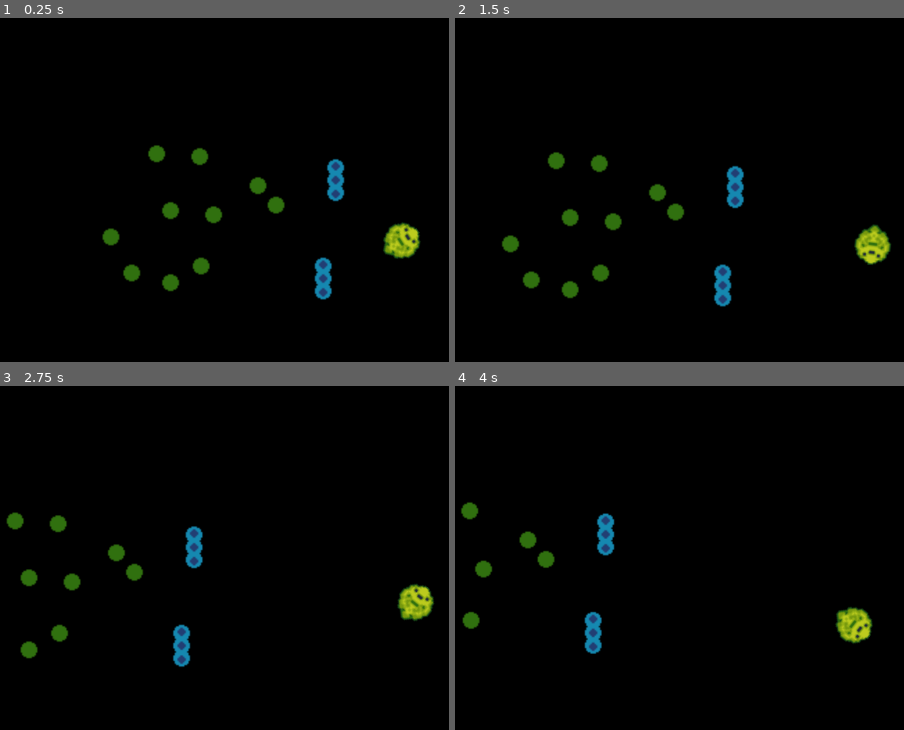
Above: before the commit, frames 1-4 (two rows, left to right).
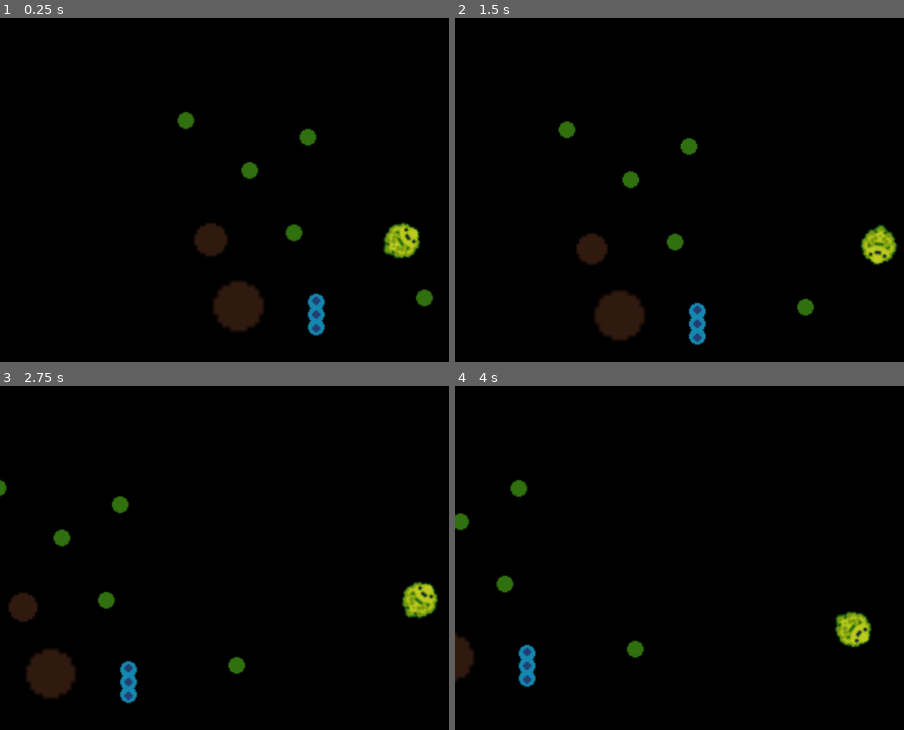
Above: after the commit, the same moments.

Repository: sjhope/CozySpringJam2025
Game: Godot game, scene res://Gameplay/World/main.tscn
Same seed, same stepped clock (60 frames per second), same inputs: the game is played once before the commit and once after it.
Inputs (mouse positions are in pixels of both pictures, inside the frame that each line leads up to):
- Up to frame 1 (0.25 s): no input
- Up to frame 2 (1.5 s): move the mouse to (outside the picture) at 0.52 s; click (outside the picture) at 0.67 s; drag from (692, 265) to (outside the picture) at 1.27 s
- Up to frame 3 (2.75 s): move the mouse to (outside the picture) at 2.02 s; click (outside the picture) at 2.17 s
- Up to frame 4 (4 s): drag from (814, 699) to (571, 554) at 2.77 s; move the mouse to (outside the picture) at 3.52 s; click (outside the picture) at 3.67 s

The runs differ from the first frame. In frame 1, 5.3% of the frame differs, in the area x 22-97%, y 27-93%; in frame 2, 5.9%, in the area x 10-99%, y 29-96%; in frame 3, 5.4%; in frame 4, 3.6%.

Commit message:
Added: Producer and Consumer Updated: Particles have offset value

Diff:
--- a/Godot/Gameplay/Autoloads/fluid_manager.gd
+++ b/Godot/Gameplay/Autoloads/fluid_manager.gd
@@ -2,3 +2,4 @@
 
 const VISCOSITY: float = 0.35    # 0 = water, 1 = sludge
 const DRAG_COEFF: float = 5.0
+const EPSILON : float = 1e-5
--- a/Godot/Gameplay/Autoloads/particle_manager.gd
+++ b/Godot/Gameplay/Autoloads/particle_manager.gd
@@ -1,10 +1,11 @@
 extends Node
 
-const LINK_RADIUS : float = 20
-const BREAK_DIST  : float = LINK_RADIUS * 1.5
+const LINK_RADIUS : float = 10
+const BREAK_DIST  : float = LINK_RADIUS * 5.0
 const SOFTNESS    : float = 2.0
 
 var particles : Array[ParticleBasic] = []
+var _rng = RandomNumberGenerator.new()
 
 func _physics_process(delta: float) -> void:
 	var n := particles.size()
@@ -14,7 +15,8 @@
 		var a := particles[i]
 		for j in range(i + 1, n):
 			var b := particles[j]
-			if a.global_position.distance_to(b.global_position) > LINK_RADIUS: continue
+
+			if a.global_position.distance_to(b.global_position) > LINK_RADIUS * a.cur_scale.length() : continue
 			if _pair_has_joint(a, b): continue
 			_make_pin(a, b)
 
@@ -55,8 +57,12 @@
 
 func register_particle(particle: ParticleBasic) -> void:
 	particles.append(particle)
+	particle.offset = _get_offset()
 
 func unregister_particle(particle: ParticleBasic) -> void:
 	for joint in particle.spring_joints:
 		if is_instance_valid(joint): joint.queue_free()
 	particles.erase(particle)
+
+func _get_offset() -> float:
+	return _rng.randf_range(0.0, 1.0)
--- /dev/null
+++ b/Godot/Gameplay/Particles/particle_consumer.tscn
@@ -0,0 +1,29 @@
+[gd_scene load_steps=4 format=3 uid="uid://dnb5m24c3tset"]
+
+[ext_resource type="Script" uid="uid://icr6vl86xfn0" path="res://Gameplay/Particles/scripts/particle_consumer.gd" id="1_dqcxf"]
+[ext_resource type="Texture2D" uid="uid://codvwwll6ogvs" path="res://Graphics/Particles/test_particle.png" id="2_cev4p"]
+
+[sub_resource type="CircleShape2D" id="CircleShape2D_mnrq8"]
+radius = 6.0
+
+[node name="Particle Consumer" type="RigidBody2D"]
+collision_layer = 2
+collision_mask = 2
+gravity_scale = 0.0
+linear_damp = 0.5
+angular_damp = 0.5
+script = ExtResource("1_dqcxf")
+
+[node name="Sprite2D" type="Sprite2D" parent="."]
+self_modulate = Color(1, 0.235294, 1, 1)
+texture = ExtResource("2_cev4p")
+metadata/_edit_lock_ = true
+
+[node name="Area2D" type="Area2D" parent="."]
+collision_layer = 2
+collision_mask = 0
+
+[node name="CollisionShape2D" type="CollisionShape2D" parent="Area2D"]
+shape = SubResource("CircleShape2D_mnrq8")
+debug_color = Color(0.935097, 1.9156e-05, 0.637821, 0.42)
+metadata/_edit_lock_ = true
--- a/Godot/Gameplay/Particles/particle_2.tscn
+++ b/Godot/Gameplay/Particles/particle_long.tscn
@@ -1,12 +1,12 @@
 [gd_scene load_steps=4 format=3 uid="uid://qagm3vaopivx"]
 
-[ext_resource type="Script" uid="uid://bj8ypk8tdqu5d" path="res://Gameplay/Particles/particle_basic.gd" id="1_vyf0e"]
+[ext_resource type="Script" uid="uid://bj8ypk8tdqu5d" path="res://Gameplay/Particles/scripts/particle_basic.gd" id="1_vyf0e"]
 [ext_resource type="Texture2D" uid="uid://c6h1kx3h23svd" path="res://Graphics/Particles/test_particle_2.png" id="2_vyf0e"]
 
 [sub_resource type="CapsuleShape2D" id="CapsuleShape2D_vyf0e"]
 radius = 7.0
 
-[node name="Particle" type="RigidBody2D"]
+[node name="Particle Long" type="RigidBody2D"]
 collision_layer = 2
 collision_mask = 2
 mass = 4.0
--- /dev/null
+++ b/Godot/Gameplay/Particles/particle_producer.tscn
@@ -0,0 +1,28 @@
+[gd_scene load_steps=4 format=3 uid="uid://ckpkaskr2aqer"]
+
+[ext_resource type="Script" uid="uid://cbqtuj5ygjhc2" path="res://Gameplay/Particles/scripts/particle_producer.gd" id="1_eleha"]
+[ext_resource type="Texture2D" uid="uid://codvwwll6ogvs" path="res://Graphics/Particles/test_particle.png" id="2_kx377"]
+
+[sub_resource type="CircleShape2D" id="CircleShape2D_mnrq8"]
+radius = 6.0
+
+[node name="Particle Producer" type="RigidBody2D"]
+collision_layer = 2
+collision_mask = 2
+gravity_scale = 0.0
+linear_damp = 0.5
+angular_damp = 0.5
+script = ExtResource("1_eleha")
+
+[node name="Sprite2D" type="Sprite2D" parent="."]
+texture = ExtResource("2_kx377")
+metadata/_edit_lock_ = true
+
+[node name="Area2D" type="Area2D" parent="."]
+collision_layer = 2
+collision_mask = 0
+
+[node name="CollisionShape2D" type="CollisionShape2D" parent="Area2D"]
+shape = SubResource("CircleShape2D_mnrq8")
+debug_color = Color(0.65427, 0.517664, 3.85046e-07, 0.42)
+metadata/_edit_lock_ = true
--- a/Godot/Gameplay/Particles/particle.tscn
+++ b/Godot/Gameplay/Particles/particle_simple.tscn
@@ -1,20 +1,18 @@
 [gd_scene load_steps=4 format=3 uid="uid://t4rji6isqv5y"]
 
-[ext_resource type="Script" uid="uid://bj8ypk8tdqu5d" path="res://Gameplay/Particles/particle_basic.gd" id="1_h1s8d"]
+[ext_resource type="Script" uid="uid://bj8ypk8tdqu5d" path="res://Gameplay/Particles/scripts/particle_basic.gd" id="1_h1s8d"]
 [ext_resource type="Texture2D" uid="uid://codvwwll6ogvs" path="res://Graphics/Particles/test_particle.png" id="2_8bo20"]
 
 [sub_resource type="CircleShape2D" id="CircleShape2D_mnrq8"]
 radius = 6.0
 
-[node name="Particle" type="RigidBody2D"]
+[node name="Particle Simple" type="RigidBody2D"]
 collision_layer = 2
 collision_mask = 2
 gravity_scale = 0.0
 linear_damp = 0.5
 angular_damp = 0.5
 script = ExtResource("1_h1s8d")
-radius = 6.0
-half_length = 12.0
 
 [node name="Sprite2D" type="Sprite2D" parent="."]
 texture = ExtResource("2_8bo20")
--- a/Godot/Gameplay/Particles/particle_basic.gd
+++ b/Godot/Gameplay/Particles/scripts/particle_basic.gd
@@ -6,8 +6,16 @@
 @export var _shape_type : ShapeType = ShapeType.CIRCLE
 @export var _radius : float = 8.0
 @export var _half_length : float = 16.0
+@export var _min_size : Vector2 = Vector2(0.6, 0.6)
+@export var _max_size : Vector2 = Vector2(2.0, 2.0)
 
 var spring_joints : Array[PinJoint2D] = []
+var offset : float = 0.0
+var _col : CollisionShape2D = null
+var cur_scale : Vector2 = Vector2.ONE
+
+@onready var _grab_col : Area2D = $Area2D
+@onready var _sprite : Sprite2D = $Sprite2D
 
 func _ready() -> void:
 	setup_collider()
@@ -17,6 +25,9 @@
 func _exit_tree() -> void:
 	ParticleManager.unregister_particle(self)
 
+func pop() -> void:
+	queue_free()
+
 func hold() -> void:
 	freeze = true
 
@@ -25,21 +36,21 @@
 	linear_velocity = vel
 
 func setup_collider() -> void:
-	var col := get_node_or_null("CollisionShape2D")
+	_col = get_node_or_null("CollisionShape2D")
 
-	if col == null:
-		col = CollisionShape2D.new()
-		col.name = "CollisionShape2D"
-		add_child(col)
+	if _col == null:
+		_col = CollisionShape2D.new()
+		_col.name = "CollisionShape2D"
+		add_child(_col)
 
 		match _shape_type:
 			ShapeType.CIRCLE:
 				var shape := CircleShape2D.new()
 				shape.radius = max(_radius, 1.0)
-				col.shape = shape
+				_col.shape = shape
 
 			ShapeType.CAPSULE:
 				var shape := CapsuleShape2D.new()
 				shape.radius = max(_radius, 1.0)
 				shape.height = max(_half_length, 0.0) * 2.0
-				col.shape = shape
+				_col.shape = shape
--- /dev/null
+++ b/Godot/Gameplay/Particles/scripts/particle_consumer.gd
@@ -0,0 +1,22 @@
+extends ParticleBasic
+class_name ParticleConsumer
+
+@export var _energy_factor : float = 0.07
+
+var _energy : float = 1.0 # range 0.0 -> 1
+
+func _process(delta: float) -> void:
+	_energy -= clamp(_energy_factor * delta, 0.0, 1.0)
+	_scale(lerp(_min_size, _max_size, _energy))
+	if _energy < FluidManager.EPSILON:
+		super.pop()
+
+func add_energy(energy: float) -> void:
+	_energy += energy
+	_energy = clamp(_energy, 0.0, 1.0)
+
+func _scale(new_scale: Vector2) -> void:
+	cur_scale = new_scale
+	_grab_col.scale = new_scale
+	_sprite.scale = new_scale
+	_col.scale = new_scale
--- /dev/null
+++ b/Godot/Gameplay/Particles/scripts/particle_producer.gd
@@ -0,0 +1,25 @@
+extends ParticleBasic
+class_name ParticleProducer
+
+@export var _energy_rate : float = 1.0
+@export var _energy_value : float = 0.2
+@onready var _timer : Timer = Timer.new()
+
+func _ready() -> void:
+	super._ready()
+	add_child(_timer)
+	_energy_rate = clampf(_energy_rate, 0.0, 1.0)
+	_energy_value = clampf(_energy_value, 0.0, 1.0)
+	_timer.start(_energy_rate)
+
+func _process(delta: float) -> void:
+	if _timer.is_stopped(): _timer.start(_energy_rate)
+
+	for joint in spring_joints:
+		var a = get_node(joint.node_a)
+		var b = get_node(joint.node_b)
+
+		if a != self and a is ParticleConsumer:
+			a.add_energy(_energy_value)
+		elif b != self and b is ParticleConsumer:
+			b.add_energy(_energy_value)
--- a/Godot/Gameplay/Player/player.gd
+++ b/Godot/Gameplay/Player/player.gd
@@ -1,7 +1,6 @@
 extends CharacterBody2D
 class_name Player
 
-const EPSILON : float = 1e-5
 const STOP_DISTANCE : float = 40.0
 const ROT_EASE : float = 6.0
 
@@ -25,7 +24,7 @@
 
 	# apply drag
 	velocity -= velocity * FluidManager.VISCOSITY * FluidManager.DRAG_COEFF * delta
-	if velocity.length_squared() < EPSILON:
+	if velocity.length_squared() < FluidManager.EPSILON:
 		velocity = Vector2.ZERO
 
 	_update_grabber()
--- a/Godot/Gameplay/World/main.tscn
+++ b/Godot/Gameplay/World/main.tscn
@@ -1,46 +1,41 @@
-[gd_scene load_steps=4 format=3 uid="uid://brrm44dymh5lg"]
+[gd_scene load_steps=6 format=3 uid="uid://brrm44dymh5lg"]
 
 [ext_resource type="PackedScene" uid="uid://btw2crosmbyhc" path="res://Gameplay/Player/player.tscn" id="1_mnrq8"]
-[ext_resource type="PackedScene" uid="uid://t4rji6isqv5y" path="res://Gameplay/Particles/particle.tscn" id="2_qepn6"]
-[ext_resource type="PackedScene" uid="uid://qagm3vaopivx" path="res://Gameplay/Particles/particle_2.tscn" id="3_mnrq8"]
+[ext_resource type="PackedScene" uid="uid://t4rji6isqv5y" path="res://Gameplay/Particles/particle_simple.tscn" id="2_qepn6"]
+[ext_resource type="PackedScene" uid="uid://qagm3vaopivx" path="res://Gameplay/Particles/particle_long.tscn" id="3_mnrq8"]
+[ext_resource type="PackedScene" uid="uid://dnb5m24c3tset" path="res://Gameplay/Particles/particle_consumer.tscn" id="4_gap3c"]
+[ext_resource type="PackedScene" uid="uid://ckpkaskr2aqer" path="res://Gameplay/Particles/particle_producer.tscn" id="5_hdx3s"]
 
 [node name="main" type="Node2D"]
 
 [node name="Player" parent="." instance=ExtResource("1_mnrq8")]
 position = Vector2(400, 183)
+_thrust = 400.0
 
-[node name="Particle" parent="." instance=ExtResource("2_qepn6")]
-position = Vector2(298, 142)
+[node name="Particle Consumer" parent="." instance=ExtResource("4_gap3c")]
+position = Vector2(264, 181)
 
-[node name="Particle4" parent="." instance=ExtResource("2_qepn6")]
-position = Vector2(311, 156)
+[node name="Particle Consumer2" parent="." instance=ExtResource("4_gap3c")]
+position = Vector2(284, 229)
+mass = 5.0
+_energy_factor = 0.01
+_max_size = Vector2(3, 3)
 
-[node name="Particle5" parent="." instance=ExtResource("2_qepn6")]
-position = Vector2(235, 160)
+[node name="Particle Simple" parent="." instance=ExtResource("2_qepn6")]
+position = Vector2(334, 107)
 
-[node name="Particle6" parent="." instance=ExtResource("2_qepn6")]
-position = Vector2(257, 200)
+[node name="Particle Long" parent="." instance=ExtResource("3_mnrq8")]
+position = Vector2(340, 235)
 
-[node name="Particle7" parent="." instance=ExtResource("2_qepn6")]
-position = Vector2(207, 205)
+[node name="Particle Simple2" parent="." instance=ExtResource("2_qepn6")]
+position = Vector2(292, 131)
 
-[node name="Particle8" parent="." instance=ExtResource("2_qepn6")]
-position = Vector2(235, 212)
+[node name="Particle Simple3" parent="." instance=ExtResource("2_qepn6")]
+position = Vector2(246, 95)
 
-[node name="Particle9" parent="." instance=ExtResource("2_qepn6")]
-position = Vector2(192, 179)
+[node name="Particle Simple4" parent="." instance=ExtResource("2_qepn6")]
+position = Vector2(324, 176)
 
-[node name="Particle10" parent="." instance=ExtResource("2_qepn6")]
-position = Vector2(225, 119)
-
-[node name="Particle11" parent="." instance=ExtResource("2_qepn6")]
-position = Vector2(256, 121)
-
-[node name="Particle12" parent="." instance=ExtResource("2_qepn6")]
-position = Vector2(266, 163)
-
-[node name="Particle2" parent="." instance=ExtResource("3_mnrq8")]
-position = Vector2(345, 209)
-
-[node name="Particle3" parent="." instance=ExtResource("3_mnrq8")]
-position = Vector2(354, 138)
+[node name="Particle Producer" parent="." instance=ExtResource("5_hdx3s")]
+position = Vector2(418, 223)
+_energy_value = 0.5
Renamed: Godot/Gameplay/Particles/particle_basic.gd.uid -> Godot/Gameplay/Particles/scripts/particle_basic.gd.uid
Not shown, added: Godot/Gameplay/Particles/scripts/particle_consumer.gd.uid
Not shown, added: Godot/Gameplay/Particles/scripts/particle_producer.gd.uid
